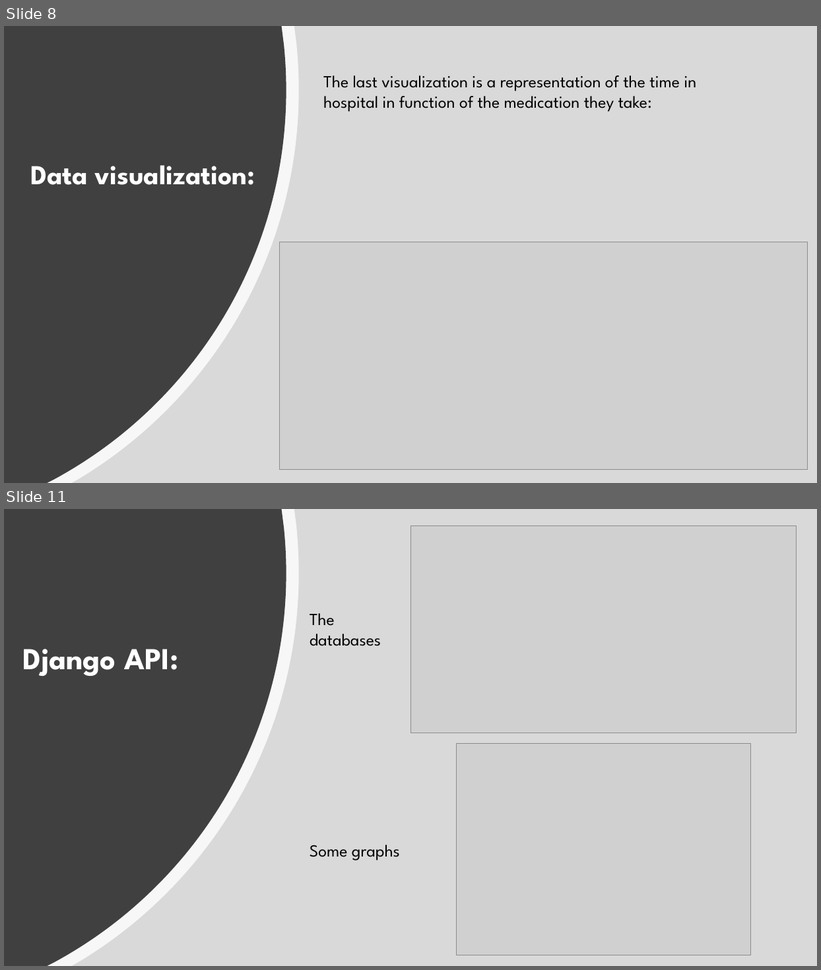
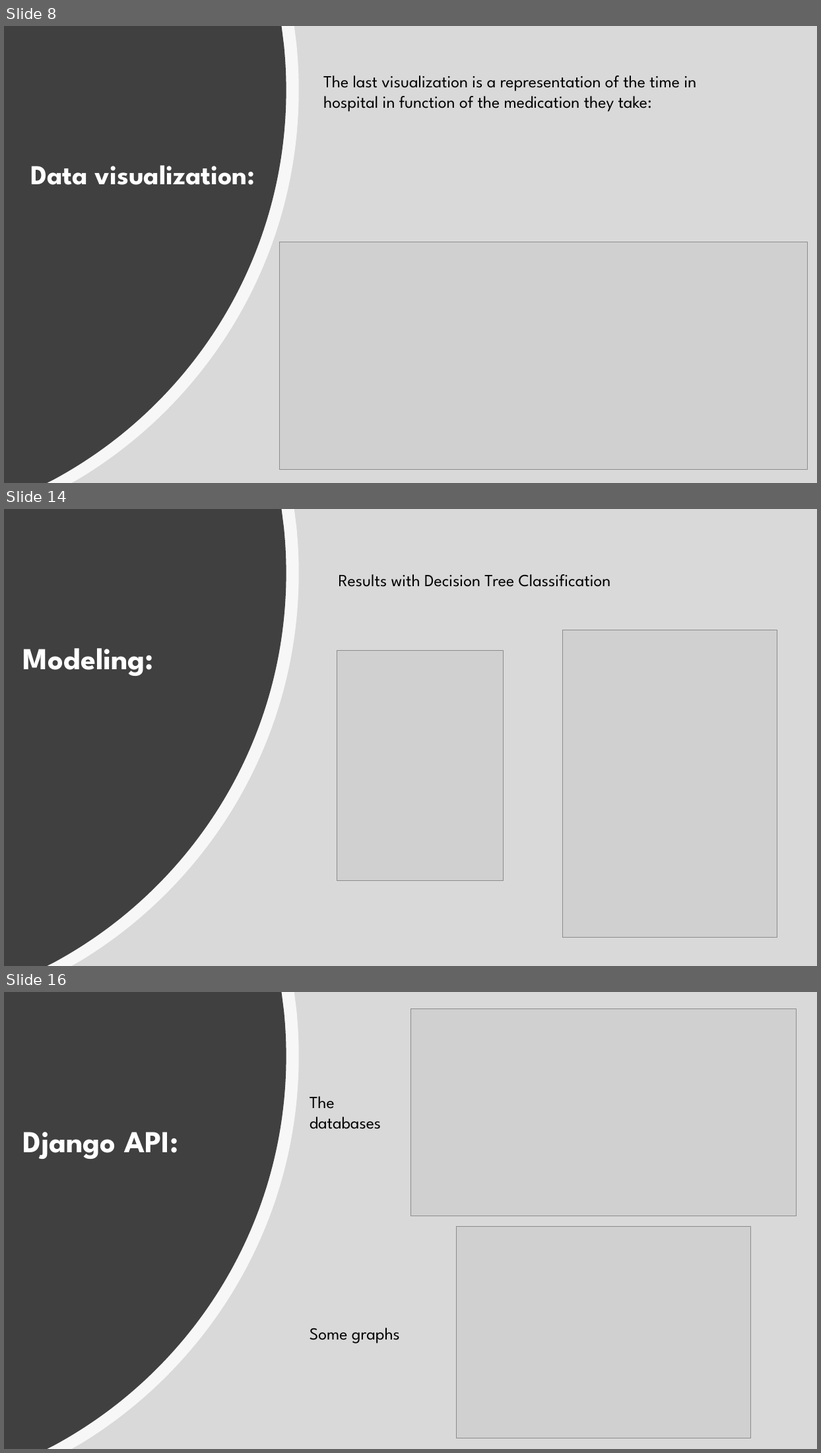
Before and after one commit to Const679/Python-Diabete, a slide deck: Readmission of the Diabetics patients.pptx. Shown one above the other, each under a label of ours: slides 8 and 11 before the commit, slides 8, 14 and 16 after it; the slides between them are not shown. The pictures are 821x970 and 821x1453 pixels, drawn with LibreOffice and Linux fonts; fonts in the diff are those of the drawing; grey boxes stand for pictures. Boxes give left, top, right and bottom in pixels: in the first picture for what was removed or moved away, otherwise in the second. Text is boxed around its words. In the diff, an @@ line names an element or a change of style, - is before the commit and + after.

```diff
--- a/Readmission of the Diabetics patients.pptx
+++ b/Readmission of the Diabetics patients.pptx
@@ slide 14 added at [4,509,817,966], background #FFFFFF @@
@@ rectangle added at [4,509,817,966], fill #D9D9D9 @@
@@ freeform shape added at [4,509,299,966], fill #FFFFFF at 80% opacity @@
@@ freeform shape added at [4,509,286,966], fill #404040 @@
@@ text added at [339,574,611,587], 20 pt, text #000000 @@
+Results with Decision Tree Classification
@@ picture added at [564,630,778,938] @@
@@ title added at [23,648,154,676], 36 pt, text #FFFFFF, bold @@
+Modeling:
@@ picture added at [337,651,504,882] @@
@@ what was slide 11 is now slide 16 @@
```
Also in this commit, not shown: 2 slides changed, 4 other slides added.
